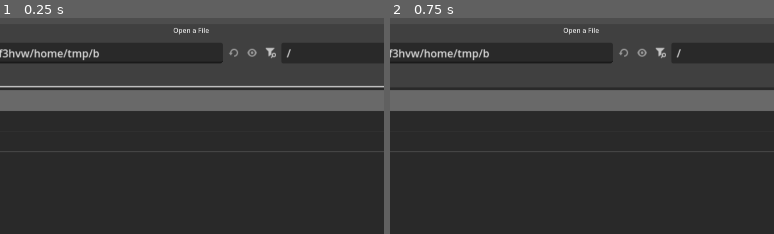
Above: before the commit, frames 1-2 (left to right).
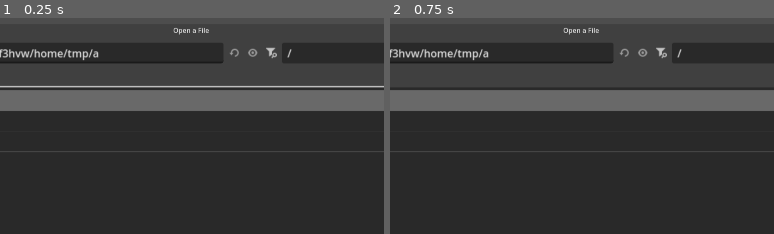
Above: after the commit, the same moments.

Repository: sirseagull69/PokemonSoulSilver-HD
Game: Godot game, scene res://main.tscn
Same seed, same stepped clock (60 frames per second), same inputs: the game is played once before the commit and once after it.
Inputs (mouse positions are % of the whole screen's width and height, from its top left):
- Up to frame 1 (0.25 s): no input
- Up to frame 2 (0.75 s): click (34, 87) at 0.52 s; type "12" at 0.6 s
The pictures show only the part of the screen within x 27-77%, y 0-50%; the shares and areas given below are measured in that part.

The runs differ from the first frame. In frame 1, 0.2% of the frame differs, in the area x 24-77%, y 13-21%; in frame 2, 0.2%.

Commit message:
0.4.2: Gras entfernt
Co-Authored-By: Claude Opus 5.5 <noreply@anthropic.com>
Claude-Session: https://claude.ai/code/session_01FfpmogJasVcYYCnjjh3x2Q

Diff:
--- a/engine/tests/load_test.gd
+++ b/engine/tests/load_test.gd
@@ -31,7 +31,6 @@
 	det.build(town)
 	for c in det.get_children():
 		if c.name == "Wasser": print("Wasser-Dreiecke ", (c as MeshInstance3D).mesh.surface_get_array_len(0) / 3)
-		if c.name == "Gras": print("Grasbüschel ", (c as MultiMeshInstance3D).multimesh.instance_count)
 	det.free()
 	town.free()
 	quit(0 if tris > 0 else 1)
--- a/engine/world/details.gd
+++ b/engine/world/details.gd
@@ -1,8 +1,8 @@
 class_name Details
 extends Node3D
 ## Liebe zum Detail – alles prozedural, nichts aus der ROM nachgezeichnet:
-## animiertes Wasser auf Wasserkacheln, feines Gras auf grünem Boden (Farbe aus
-## der Bodentextur darunter), Pollen am Tag, Glühwürmchen nachts, fallende Blätter.
+## animiertes Wasser auf Wasserkacheln, Pollen am Tag, Glühwürmchen nachts,
+## fallende Blätter. (Gras wurde auf Wunsch entfernt.)
 
 const WATER_MIN := 0x10
 const WATER_MAX := 0x1F
@@ -98,15 +98,7 @@
 						var h := _height_at(faces, local)
 						if h > -INF:
 							tree_spots.append(mi.position + Vector3(local.x, h, local.z))
-				elif beh == 0 and blocked == 0:
-					# Gras nur dort, wo der Boden darunter wirklich grün ist (je 2x2 Proben pro Kachel)
-					for q in [Vector3(-0.25, 0, -0.25), Vector3(0.25, 0, -0.25), Vector3(-0.25, 0, 0.25), Vector3(0.25, 0, 0.25)]:
-						var g := _ground(mi, local + q)
-						if g[0] > -INF and _is_green(g[1]):
-							grass_spots.append(mi.position + Vector3(local.x + q.x, g[0], local.z + q.z))
-							grass_cols.append(g[1])
 	_build_water(water_tiles)
-	_build_grass(grass_spots, grass_cols)
 	_build_particles(tree_spots)
 
 
@@ -366,7 +358,6 @@
 	_flies.emitting = on and day < 0.15 and atmo.rain < 0.2
 	_leaves.emitting = on
 	# Wind treibt Gras und Blätter; bei Sturm deutlich mehr
-	_grass_mat.set_shader_parameter("wind", 0.6 + atmo.wind * 2.4)
 	var lpm := _leaves.process_material as ParticleProcessMaterial
 	lpm.gravity = Vector3(0.3 + atmo.wind * 4.0, -0.35, 0.1 + atmo.wind * 1.2)
 	_leaves.amount_ratio = clamp(0.3 + atmo.wind, 0.0, 1.0)
Not shown, changed: engine/export_presets.cfg
